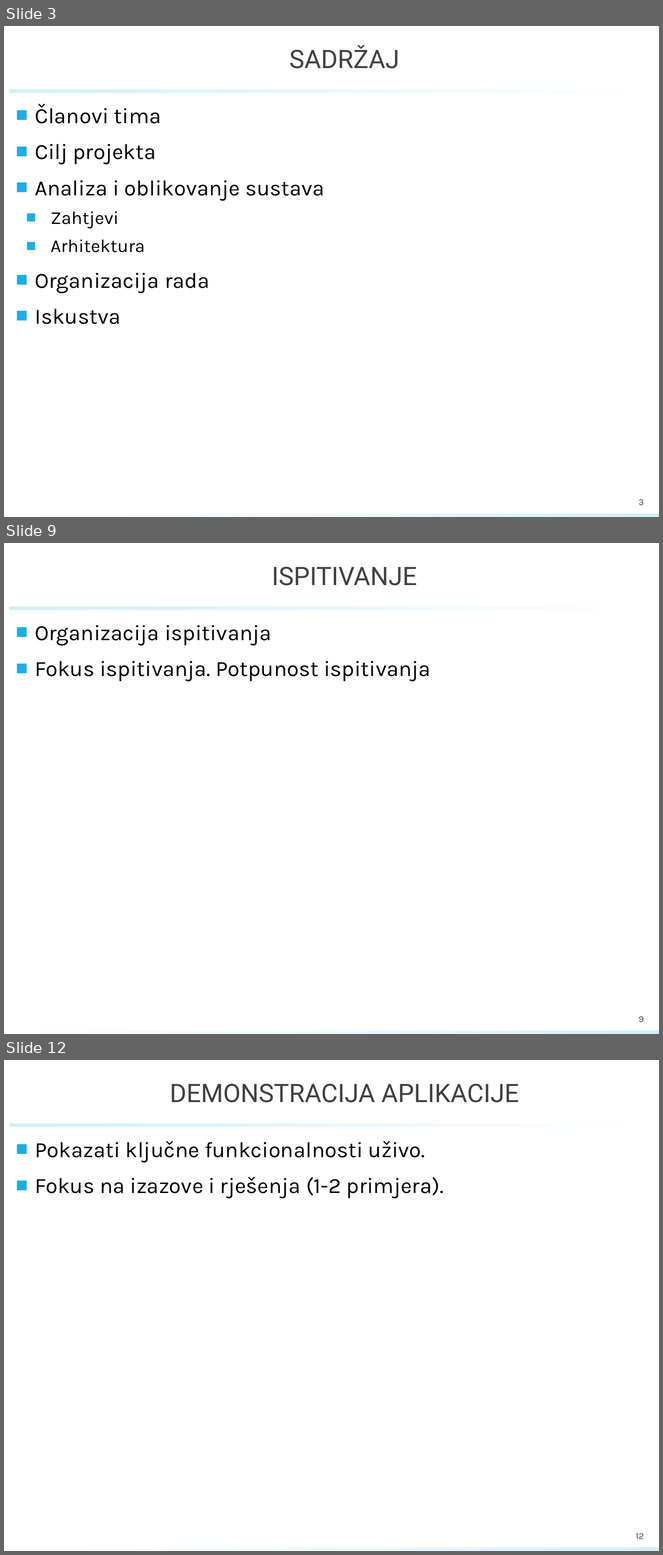
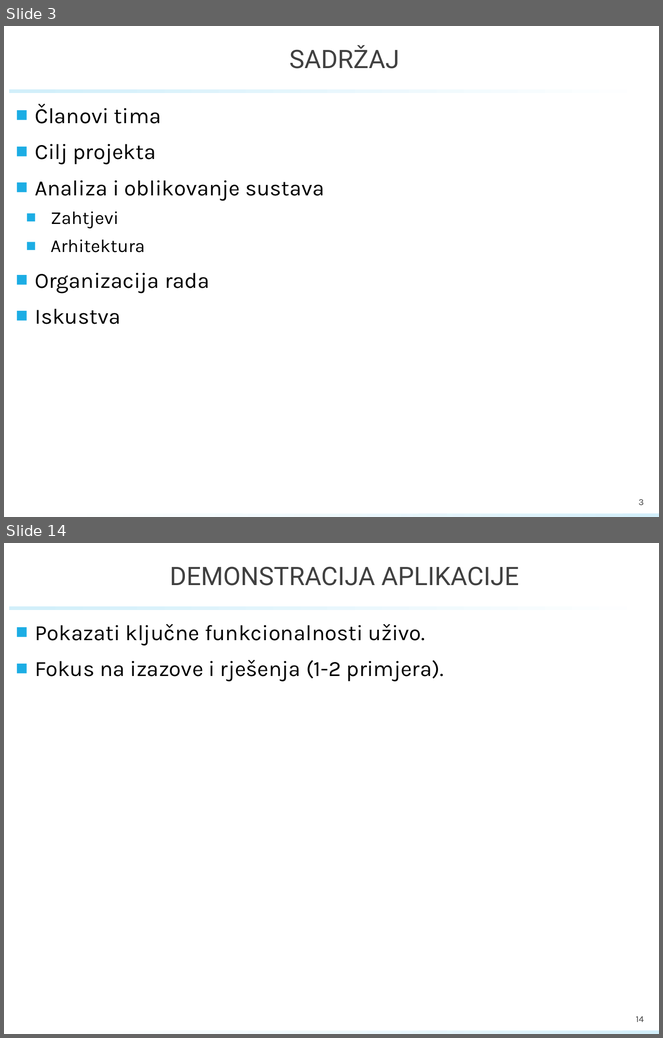
Before and after one commit to marioolcar/BADELPADEL, a slide deck: PROINZ_TG18.1_BadelPadel_PlayPadel.pptx. Shown one above the other, each under a label of ours: slides 3, 9 and 12 before the commit, slides 3 and 14 after it; the slides between them are not shown. The pictures are 663x1555 and 663x1038 pixels, drawn with LibreOffice and Linux fonts; fonts in the diff are those of the drawing; background and template pictures are left out. Boxes give left, top, right and bottom in pixels: in the first picture for what was removed or moved away, otherwise in the second. Text is boxed around its words. In the diff, an @@ line names an element or a change of style, - is before the commit and + after.

```diff
--- a/PROINZ_TG18.1_BadelPadel_PlayPadel.pptx
+++ b/PROINZ_TG18.1_BadelPadel_PlayPadel.pptx
@@ slide 9 removed at <box>4,543,659,1034</box>, background #FFFFFF; not listed: 2 template elements that a slide beside it also shows @@
@@ title removed at <box>272,566,417,586</box> @@
-ISPITIVANJE
@@ text removed at <box>35,625,431,682</box> @@
-■ Organizacija ispitivanja
-■ Fokus ispitivanja. Potpunost ispitivanja
@@ page number removed at <box>639,1017,644,1022</box> @@
-9
@@ what was slide 12 is now slide 14 @@
@@ page number at <box>636,1017,644,1022</box>: text changed @@
-12
+14
```
Also in this commit, not shown: 5 slides changed, 5 slides added, 2 other slides removed.
